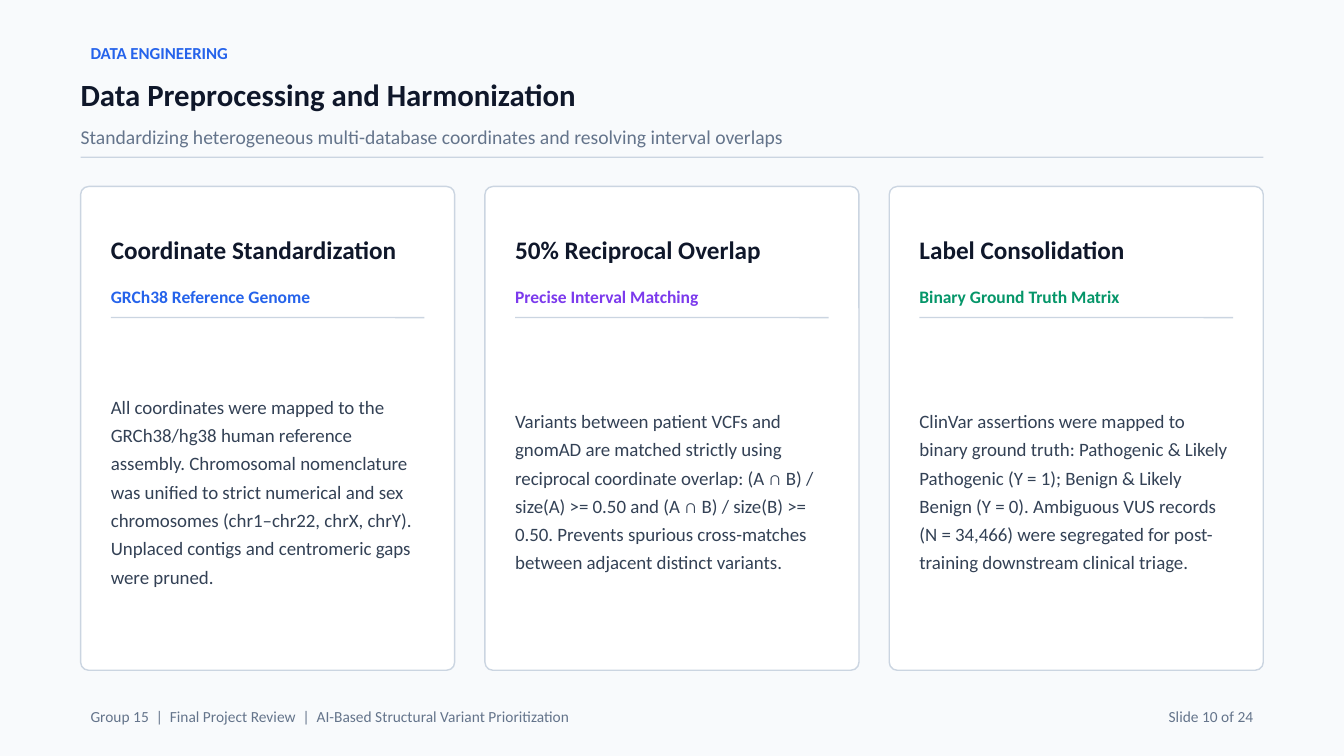
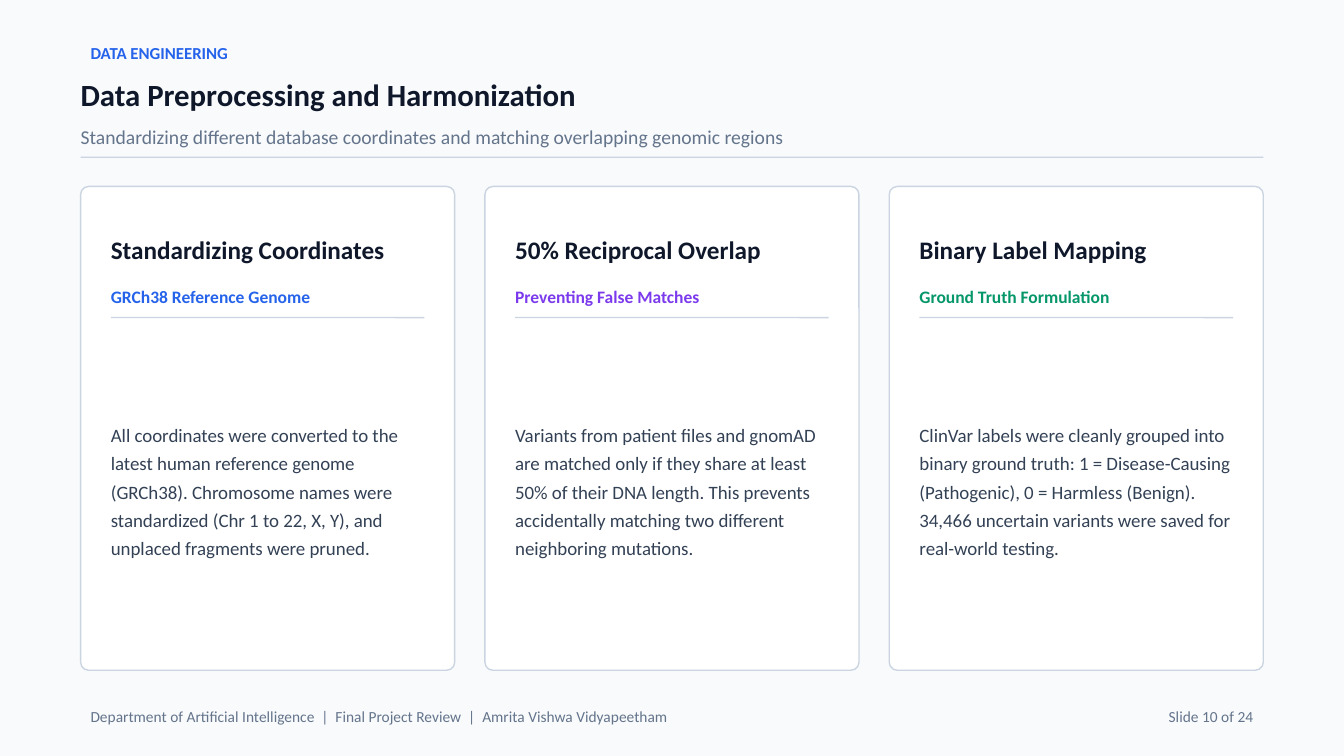
Before and after one commit to waibhav-jha/SV-prioritization-from-long-read-sequencing, a slide deck: slide 10 of End_Semester_Presentation.pptx. Drawn at 1344x756 pixels with LibreOffice and Linux fonts; fonts in the diff are those of the drawing. Boxes give left, top, right and bottom in pixels: in the first picture for what was removed or moved away, otherwise in the second. Text is boxed around its words. In the diff, an @@ line names an element or a change of style, - is before the commit and + after.

```diff
--- a/End_Semester_Presentation.pptx
+++ b/End_Semester_Presentation.pptx
@@ text at [81, 130, 783, 148]: text changed @@
-Standardizing heterogeneous multi-database coordinates and resolving interval overlaps
+Standardizing different database coordinates and matching overlapping genomic regions
@@ text at [111, 241, 385, 264]: text changed @@
-Coordinate Standardization
+Standardizing Coordinates
@@ text at [919, 241, 1146, 264]: text changed @@
-Label Consolidation
+Binary Label Mapping
@@ text at [515, 290, 699, 306]: text changed @@
-Precise Interval Matching
+Preventing False Matches
@@ text at [919, 290, 1110, 303]: text changed @@
-Binary Ground Truth Matrix
+Ground Truth Formulation
@@ text at [111, 429, 398, 559]: text changed @@
-All coordinates were mapped to the GRCh38/hg38 human reference assembly. Chromosomal nomenclature was unified to strict numerical and sex chromosomes (chr1–chr22, chrX, chrY). Unplaced contigs and centromeric gaps were pruned.
+All coordinates were converted to the latest human reference genome (GRCh38). Chromosome names were standardized (Chr 1 to 22, X, Y), and unplaced fragments were pruned.
@@ text at [515, 429, 815, 559]: text changed @@
-Variants between patient VCFs and gnomAD are matched strictly using reciprocal coordinate overlap: (A ∩ B) / size(A) >= 0.50 and (A ∩ B) / size(B) >= 0.50. Prevents spurious cross-matches between adjacent distinct variants.
+Variants from patient files and gnomAD are matched only if they share at least 50% of their DNA length. This prevents accidentally matching two different neighboring mutations.
@@ text at [919, 429, 1230, 559]: text changed @@
-ClinVar assertions were mapped to binary ground truth: Pathogenic & Likely Pathogenic (Y = 1); Benign & Likely Benign (Y = 0). Ambiguous VUS records (N = 34,466) were segregated for post-training downstream clinical triage.
+ClinVar labels were cleanly grouped into binary ground truth: 1 = Disease-Causing (Pathogenic), 0 = Harmless (Benign). 34,466 uncertain variants were saved for real-world testing.
@@ text at [91, 711, 667, 725]: text changed @@
-Group 15 | Final Project Review | AI-Based Structural Variant Prioritization
+Department of Artificial Intelligence | Final Project Review | Amrita Vishwa Vidyapeetham
```
Also in this commit, not shown: 23 other slides changed, 2 other files.
